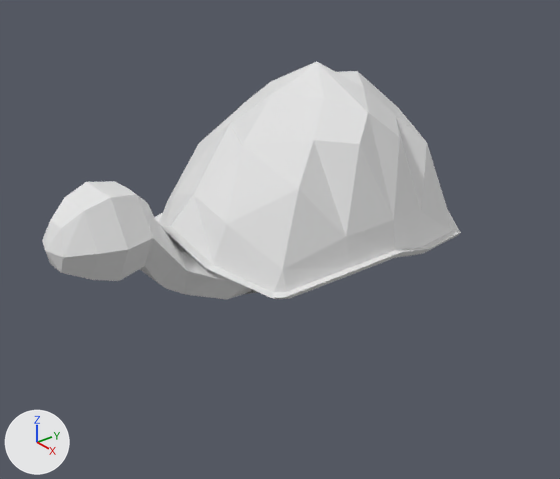
The Blender file Environment Models/turtle.blend as it was, and as the next commit left it.
One viewpoint serves both versions: a 50 mm lens placed at (14.33, -13.21, 8.19), pointed at (-0.08, -1.74, -0.64). The lights are fixed; the arrows at lower left show +X, +Y and +Z.
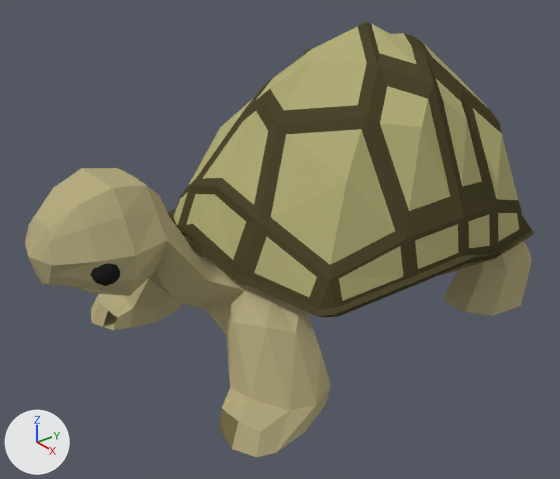
Commit message: turtle san

Diff of the bpy script that builds the scene:
```diff
--- a/Environment Models/turtle.blend.py
+++ b/Environment Models/turtle.blend.py
@@ mat_material @@
+mat_material = diffuse_material('Material')
+mat_material.base_color = (0.202, 0.176, 0.0749)  # dark yellow #7c744d
@@ mat_material_002 @@
+mat_material_002 = diffuse_material('Material.002')
+mat_material_002.base_color = (0.467, 0.409, 0.22)  # beige #b6ab81
@@ mat_material_006 @@
+mat_material_006 = diffuse_material('Material.006')
+mat_material_006.base_color = (0.0766, 0.066, 0.0289)  # brown #4e492f
@@ mat_material_001 @@
+mat_material_001 = diffuse_material('Material.001')
+mat_material_001.base_color = (0.0188, 0.0188, 0.0188)  # black #252525
@@ mat_material_003 @@
+mat_material_003 = diffuse_material('Material.003')
+mat_material_003.base_color = (0.458, 0.433, 0.197)  # beige #b4b07b
@@ me_sphere @@
 # used by ob_sphere; location = (0.01, -6.67, 1.07); rotation_euler = (1.571, 0.0, 0.0), in degrees (90, 0, 0)
-me_sphere.from_pydata(...)  # 74 vertices, 67 faces; spans x -0.19..2.28, y -2.25..0.98, z -9.22..1.36
+me_sphere.from_pydata(...)  # 982 vertices, 1120 faces; spans x -3.22..3.22, y -3.31..2.83, z -10.98..1.36
+# me_sphere part 1: a new loose piece of 302 vertices spanning x -3.2..3.2, y -2.02..2.83, z -10.13..-1.37
+# me_sphere part 2: a new loose piece of 55 vertices spanning x -2.9..2.9, y -2.52..-1.05, z -7.64..-2.63, in mat_material (dark yellow #7c744d)
+# me_sphere part 3: a new loose piece of 42 vertices spanning x 0.61..1.1, y -0.51..0.01, z 0.19..0.71, in mat_material_001 (black #252525)
+# me_sphere part 4: 6 vertices moved within x 0.27..0.57, y -0.81..0.98, z -1.59..1.06; 54 vertices removed from x -0.19..2.28, y -2.25..0.86, z -9.22..1.2; 521 vertices added at x -3.22..3.22, y -3.31..0.98, z -10.98..1.28
+me_sphere.materials.append(mat_material)  # dark yellow #7c744d
+me_sphere.materials.append(mat_material_001)  # black #252525
+me_sphere.materials.append(mat_material_002)  # beige #b6ab81
+me_sphere.materials.append(mat_material_003)  # beige #b4b07b
+me_sphere.materials.append(mat_material_006)  # brown #4e492f
@@ ob_sphere @@
 ob_sphere.rotation_euler = (1.571, 0.0, 0.0)  # degrees (90, 0, 0)
-_m = ob_sphere.modifiers.new('Mirror', 'MIRROR')
-_m.use_clip = True
+ob_sphere.scale = (1.27, 1.27, 1.27)
@@ ob_cylinder @@
-ob_cylinder = bpy.data.objects.new('Cylinder', me_cylinder)
-ob_cylinder.location = (0.0, 0.0, 0.0)
-_m = ob_cylinder.modifiers.new('Mirror', 'MIRROR')
-_m.use_clip = True
```

Changed parts and their boxes (x1, y1, x2, y2) in the pictures (560 x 479 px):
'Sphere', reshaped, rescaled, modifiers changed
    before: (42, 181, 255, 300)
    after: (25, 22, 534, 457)
'Cylinder', deleted
    before: (154, 61, 461, 299)
part 1 of me_sphere, added (beige)
    after: (168, 22, 534, 317)
part 2 of me_sphere, added
    after: (441, 259, 492, 275)
part 3 of me_sphere, added (black)
    after: (90, 263, 120, 286)
part 4 of me_sphere, built on
    before: (42, 181, 255, 300)
    after: (25, 168, 532, 457)
